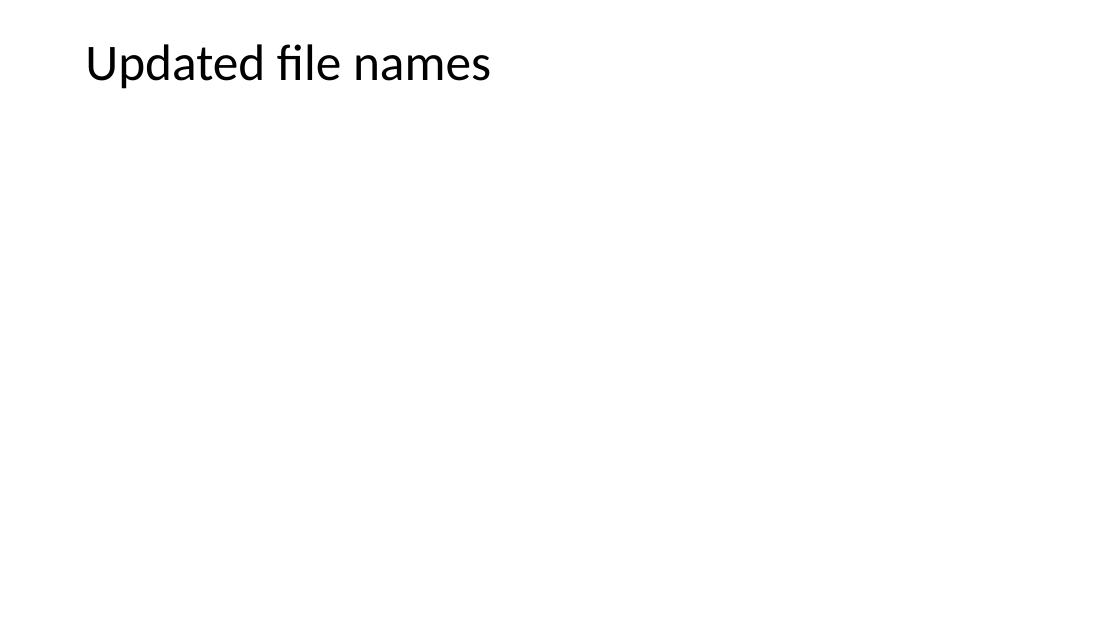
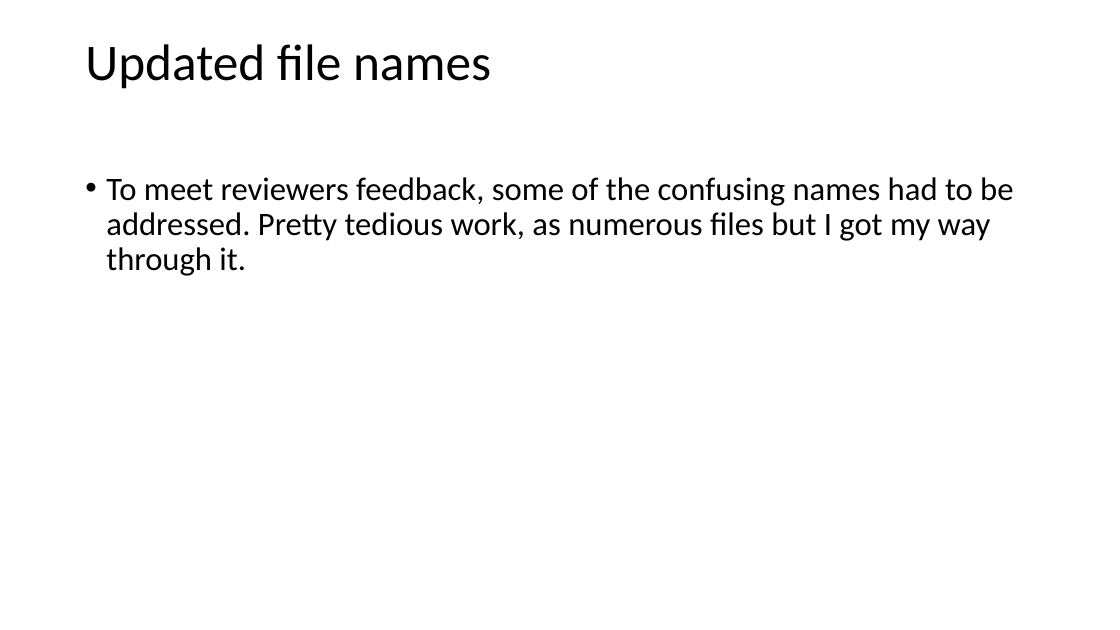
Before and after one commit to 3mma-mack/riboviz-presentation, a slide deck: slide 8 of Rundown-of-our-3-months.pptx (slide 7 before the commit). Drawn at 1120x630 pixels with LibreOffice and Linux fonts; fonts in the diff are those of the drawing. Boxes give left, top, right and bottom in pixels: in the first picture for what was removed or moved away, otherwise in the second. Text is boxed around its words. In the diff, an @@ line names an element or a change of style, - is before the commit and + after.

```diff
--- a/Rundown-of-our-3-months.pptx
+++ b/Rundown-of-our-3-months.pptx
@@ text added at <box>106,177,1013,276</box>, 28 pt, text #000000 @@
+• To meet reviewers feedback, some of the confusing names had to be addressed. Pretty tedious work, as numerous files but I got my way through it.
```
Also in this commit, not shown: 5 other slides changed, 5 slides added.
